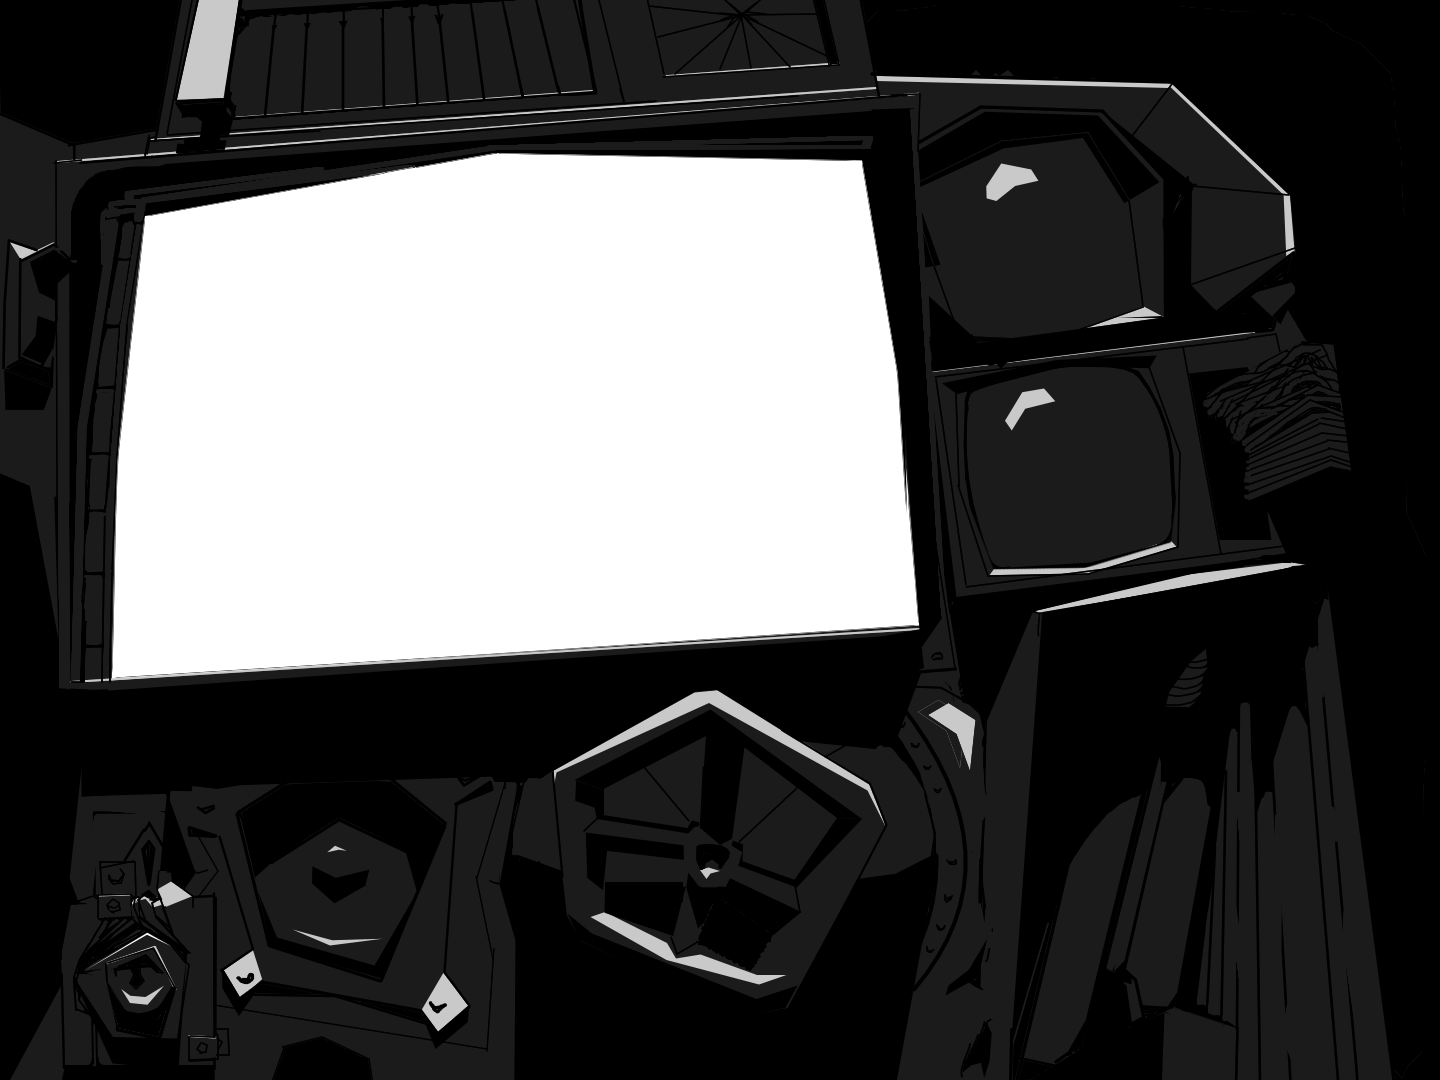
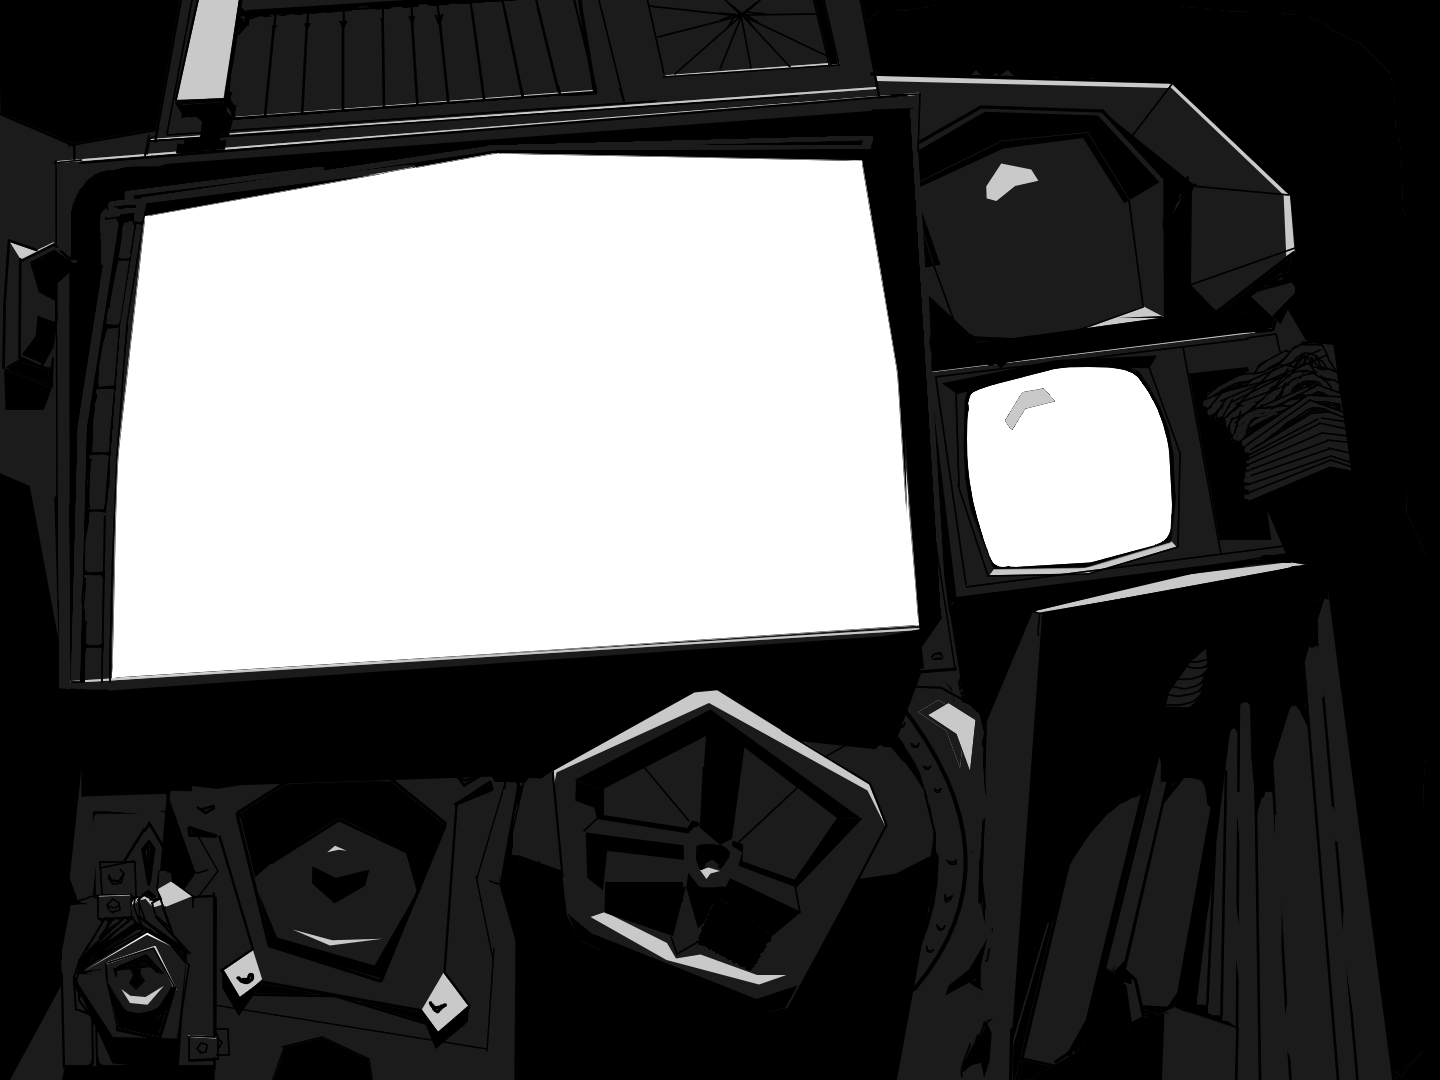
Two versions of the same layered image (1440×1080). Layer-by-layer changes:
painted on "Background" over (x1=967, y1=367, x2=1172, y2=567)